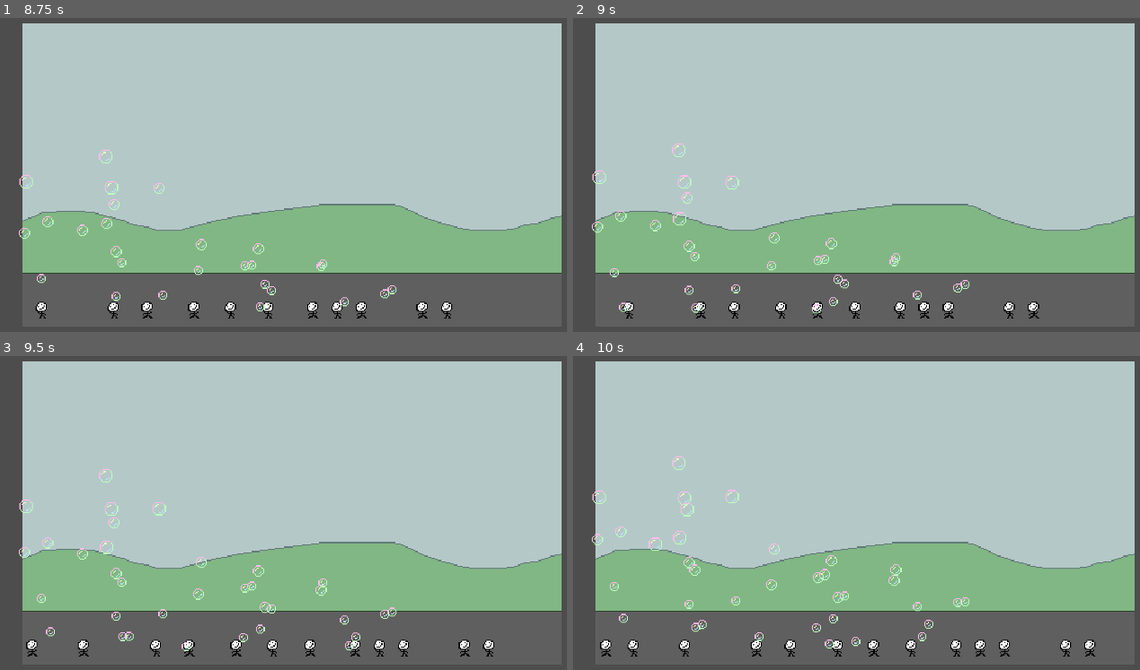
Above: before the commit, frames 1-4 (two rows, left to right).
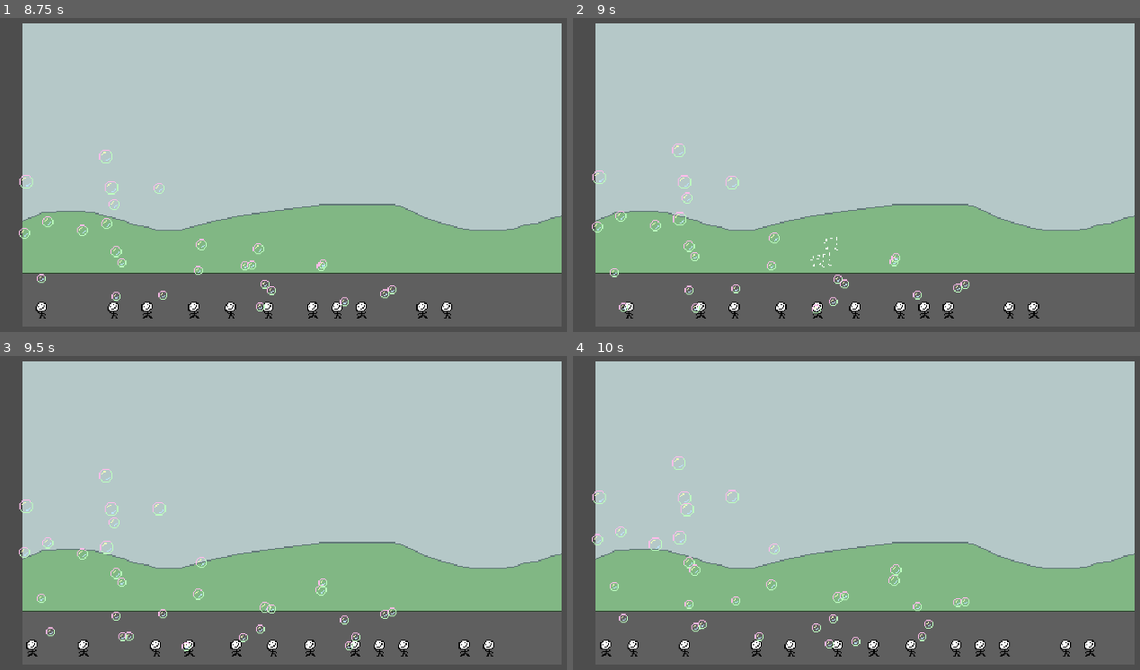
Above: after the commit, the same moments.

Repository: DISN-kolo/bubble-clicker-ggj25
Game: Godot game, scene res://MainScene.tscn
Same seed, same stepped clock (60 frames per second), same inputs: the game is played once before the commit and once after it.
Inputs (mouse positions are in pixels of both pictures, inside the frame that each line leads up to):
- Up to frame 1 (8.75 s): tap Enter (ui_accept) at 0.5, 0.77, 1.52, 3.02, 3.77, 4.52, 6.02, 6.77, 7.52 s; move the mouse to (447, 156) at 0.52 s; hold Right (ui_right) 0.53-2.03 s; click (447, 156) at 0.6 s; move the mouse to (147, 193) at 1.27 s; click (147, 193) at 1.35 s; move the mouse to (362, 87) at 2.02 s; hold Left (ui_left) 2.03-2.78 s; click (362, 87) at 2.1 s; move the mouse to (255, 256) at 2.77 s; hold Right (ui_right) 2.78-4.28 s; click (255, 256) at 2.85 s; move the mouse to (510, 234) at 3.52 s; click (510, 234) at 3.6 s; move the mouse to (73, 115) at 4.27 s; hold Left (ui_left) 4.28-5.03 s; click (73, 115) at 4.35 s; move the mouse to (328, 175) at 5.02 s; hold Right (ui_right) 5.03-5.78 s; click (328, 175) at 5.1 s; move the mouse to (181, 74) at 5.77 s; hold Left (ui_left) 5.78-7.28 s; click (181, 74) at 5.85 s; move the mouse to (447, 156) at 6.52 s; click (447, 156) at 6.6 s; move the mouse to (147, 193) at 7.27 s; hold Right (ui_right) from 7.28 s (still down); click (147, 193) at 7.35 s; move the mouse to (362, 87) at 8.02 s; click (362, 87) at 8.1 s
- Up to frame 2 (9 s): keep holding Right (ui_right); move the mouse to (828, 256) at 8.77 s; click (828, 256) at 8.85 s
- Up to frame 3 (9.5 s): keep holding Right (ui_right); tap Enter (ui_accept) at 9.02 s
- Up to frame 4 (10 s): move the mouse to (1083, 572) at 9.52 s; release Right (ui_right) at 9.53 s; hold Left (ui_left) from 9.53 s (still down); click (1083, 572) at 9.6 s; tap Enter (ui_accept) at 9.77 s

Frame 1 is identical in both runs. In frame 2, less than 0.1% of the frame differs, in the area x 41-47%, y 69-80%; in frame 3, less than 0.1%; in frame 4, less than 0.1%.

Commit message:
clickable, exploding bubbles

Diff:
--- a/Bubble.gd
+++ b/Bubble.gd
@@ -3,10 +3,15 @@
 var rng = RandomNumberGenerator.new()
 var r : float
 var i : int = 0
+var killable : bool = false
+var dying : bool = false
 @onready var texture_pool : Array = [
 	load("res://resources/BubbleSmall.png"),
 	load("res://resources/BubbleMed.png"),
 	load("res://resources/BubbleBig.png")]
+
+@onready var explosion = preload("res://explosion.tscn")
+var explosion_instance
 
 func _ready():
 	r = rng.randf_range(2.0, 3.0)
@@ -16,14 +21,32 @@
 	pass # Replace with function body.
 
 func _physics_process(delta):
+	if killable and !dying:
+		if Input.is_action_just_pressed("LMB"):
+			killable = false
+			dying = true
+			$Sprite2D.queue_free()
+			explosion_instance = explosion.instantiate()
+			add_child(explosion_instance)
 	move_and_slide()
 	pass
 
 func _on_timer_timeout():
-	if (i >= 2):
-		return
-	i += 1
-	r = rng.randf_range(2.0, 3.0)
-	$Sprite2D.texture = texture_pool[i]
-	$Timer.wait_time = r
-	$Timer.start()
+	if !dying:
+		if (i >= 2):
+			return
+		i += 1
+		r = rng.randf_range(2.0, 3.0)
+		$Sprite2D.texture = texture_pool[i]
+		$Timer.wait_time = r
+		$Timer.start()
+
+
+func _on_area_2d_mouse_entered():
+	if !dying:
+		killable = true
+
+
+func _on_area_2d_mouse_exited():
+	if !dying:
+		killable = false
--- a/Bubble.tscn
+++ b/Bubble.tscn
@@ -25,4 +25,6 @@
 shape = SubResource("RectangleShape2D_n2vpg")
 one_way_collision = true
 
+[connection signal="mouse_entered" from="Area2D" to="." method="_on_area_2d_mouse_entered"]
+[connection signal="mouse_exited" from="Area2D" to="." method="_on_area_2d_mouse_exited"]
 [connection signal="timeout" from="Timer" to="." method="_on_timer_timeout"]
--- /dev/null
+++ b/explosion.gd
@@ -0,0 +1,15 @@
+extends Node2D
+
+
+# Called when the node enters the scene tree for the first time.
+func _ready():
+	pass # Replace with function body.
+
+
+# Called every frame. 'delta' is the elapsed time since the previous frame.
+func _process(delta):
+	pass
+
+
+func _on_explosion_sprite_animation_finished():
+	get_parent().queue_free()
--- /dev/null
+++ b/explosion.tscn
@@ -0,0 +1,49 @@
+[gd_scene load_steps=8 format=3 uid="uid://c556l5lrx2sbe"]
+
+[ext_resource type="Script" path="res://explosion.gd" id="1_b5f0q"]
+[ext_resource type="Texture2D" uid="uid://cu2bm027vgucw" path="res://resources/Explosion.png" id="1_vbigd"]
+
+[sub_resource type="AtlasTexture" id="AtlasTexture_xpr80"]
+atlas = ExtResource("1_vbigd")
+region = Rect2(0, 0, 16, 16)
+
+[sub_resource type="AtlasTexture" id="AtlasTexture_78687"]
+atlas = ExtResource("1_vbigd")
+region = Rect2(0, 16, 16, 16)
+
+[sub_resource type="AtlasTexture" id="AtlasTexture_61pwc"]
+atlas = ExtResource("1_vbigd")
+region = Rect2(0, 32, 16, 16)
+
+[sub_resource type="AtlasTexture" id="AtlasTexture_sa4e7"]
+atlas = ExtResource("1_vbigd")
+region = Rect2(0, 48, 16, 16)
+
+[sub_resource type="SpriteFrames" id="SpriteFrames_25n8s"]
+animations = [{
+"frames": [{
+"duration": 1.0,
+"texture": SubResource("AtlasTexture_xpr80")
+}, {
+"duration": 1.0,
+"texture": SubResource("AtlasTexture_78687")
+}, {
+"duration": 1.0,
+"texture": SubResource("AtlasTexture_61pwc")
+}, {
+"duration": 1.0,
+"texture": SubResource("AtlasTexture_sa4e7")
+}],
+"loop": false,
+"name": &"default",
+"speed": 15.0
+}]
+
+[node name="Explosion" type="Node2D"]
+script = ExtResource("1_b5f0q")
+
+[node name="ExplosionSprite" type="AnimatedSprite2D" parent="."]
+sprite_frames = SubResource("SpriteFrames_25n8s")
+autoplay = "default"
+
+[connection signal="animation_finished" from="ExplosionSprite" to="." method="_on_explosion_sprite_animation_finished"]
--- a/project.godot
+++ b/project.godot
@@ -26,6 +26,14 @@
 
 project/assembly_name="Bubble-clicker-ggj 25"
 
+[input]
+
+LMB={
+"deadzone": 0.5,
+"events": [null, Object(InputEventMouseButton,"resource_local_to_scene":false,"resource_name":"","device":-1,"window_id":0,"alt_pressed":false,"shift_pressed":false,"ctrl_pressed":false,"meta_pressed":false,"button_mask":0,"position":Vector2(0, 0),"global_position":Vector2(0, 0),"factor":1.0,"button_index":1,"canceled":false,"pressed":false,"double_click":false,"script":null)
+]
+}
+
 [rendering]
 
 textures/canvas_textures/default_texture_filter=0
Binary file added: resources/Explosion.png
Not shown, added: resources/Explosion.png.import
